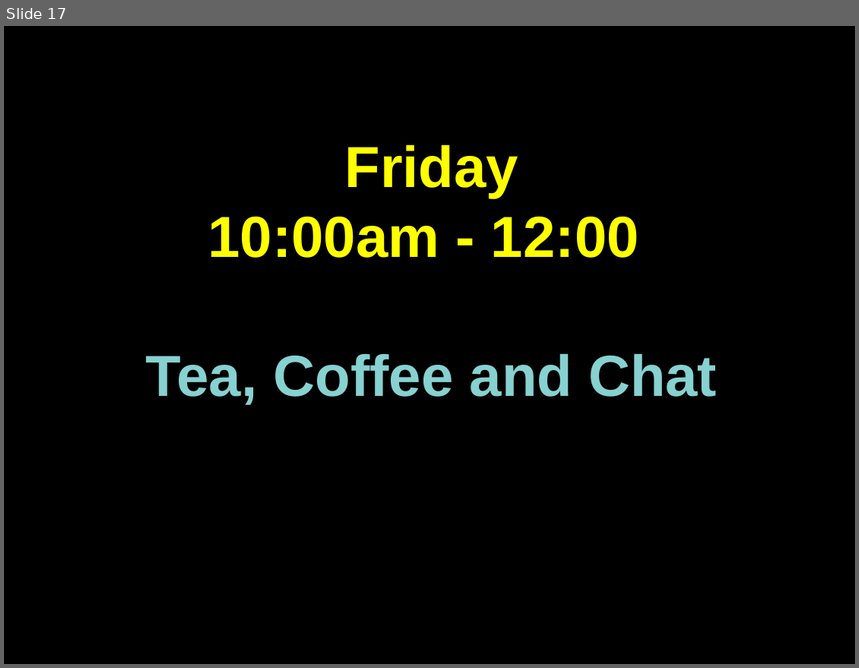
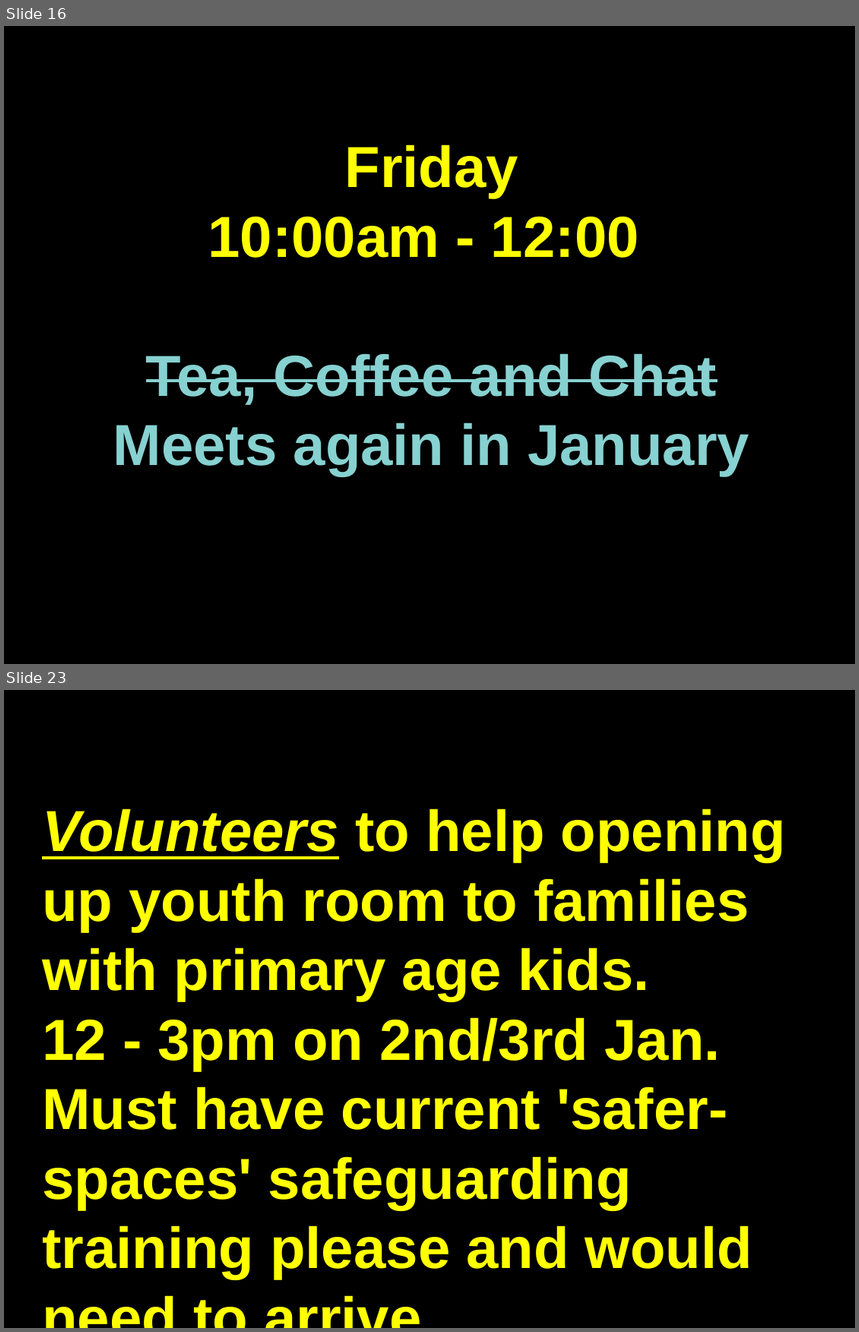
Before and after one commit to martinforsyth/bsuc-audio-visual, a slide deck: resources/presentations/impress/welcome.dark.background.odp. Shown one above the other, each under a label of ours: slide 17 before the commit, slides 16 and 23 after it; the slides between them are not shown. The pictures are 859x668 and 859x1332 pixels, drawn with LibreOffice and Linux fonts; fonts in the diff are those of the drawing. Boxes give left, top, right and bottom in pixels: in the first picture for what was removed or moved away, otherwise in the second. Text is boxed around its words. In the diff, an @@ line names an element or a change of style, - is before the commit and + after.

```diff
--- a/resources/presentations/impress/welcome.dark.background.odp
+++ b/resources/presentations/impress/welcome.dark.background.odp
@@ slide 23 added at box(4, 690, 855, 1328), background #000000 @@
@@ text added at box(42, 809, 786, 1280), 54 pt, text #FFFF00, bold @@
+Volunteers to help opening up youth room to families with primary age kids.
+12 - 3pm on 2nd/3rd Jan. Must have current 'safer-spaces' safeguarding training please and would need to arrive …...
@@ what was slide 17 is now slide 16 @@
@@ slide 16 changed as well @@
@@ text at box(146, 354, 717, 405): strikethrough on in "Tea, Coffee and Chat" @@
@@ text at box(113, 423, 750, 477): paragraph added @@
+Meets again in January
```
Also in this commit, not shown: 5 other slides changed, 4 other slides added, 2 slides removed.
